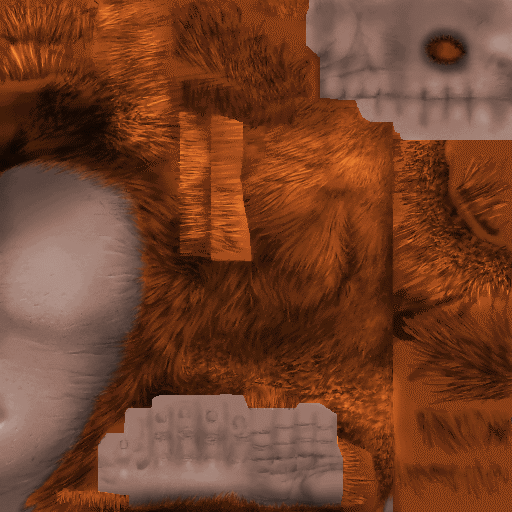
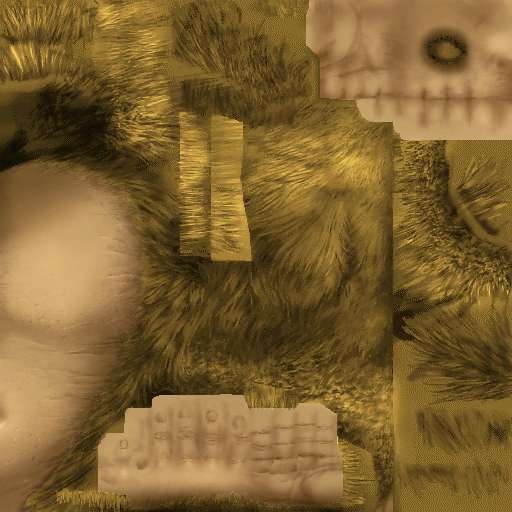
Layered file, before and after one edit (512x512). Changes by layer:
hid group "Manky" (8 layers) over (0, 0, 512, 512)
painted on "Relleno de color 1" (3rd of 4, in "Yellow V2") over (0, 0, 512, 512)
